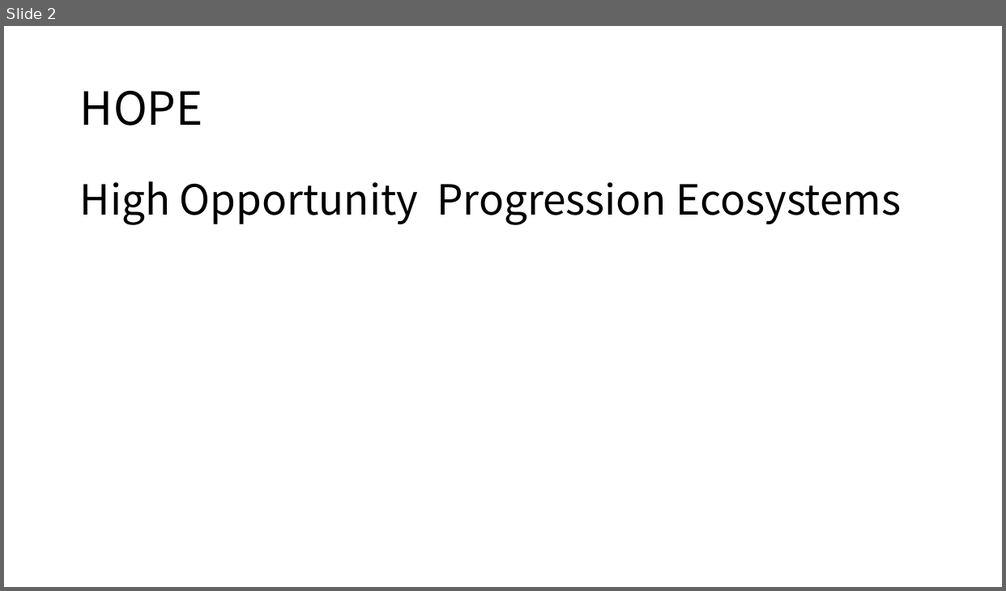
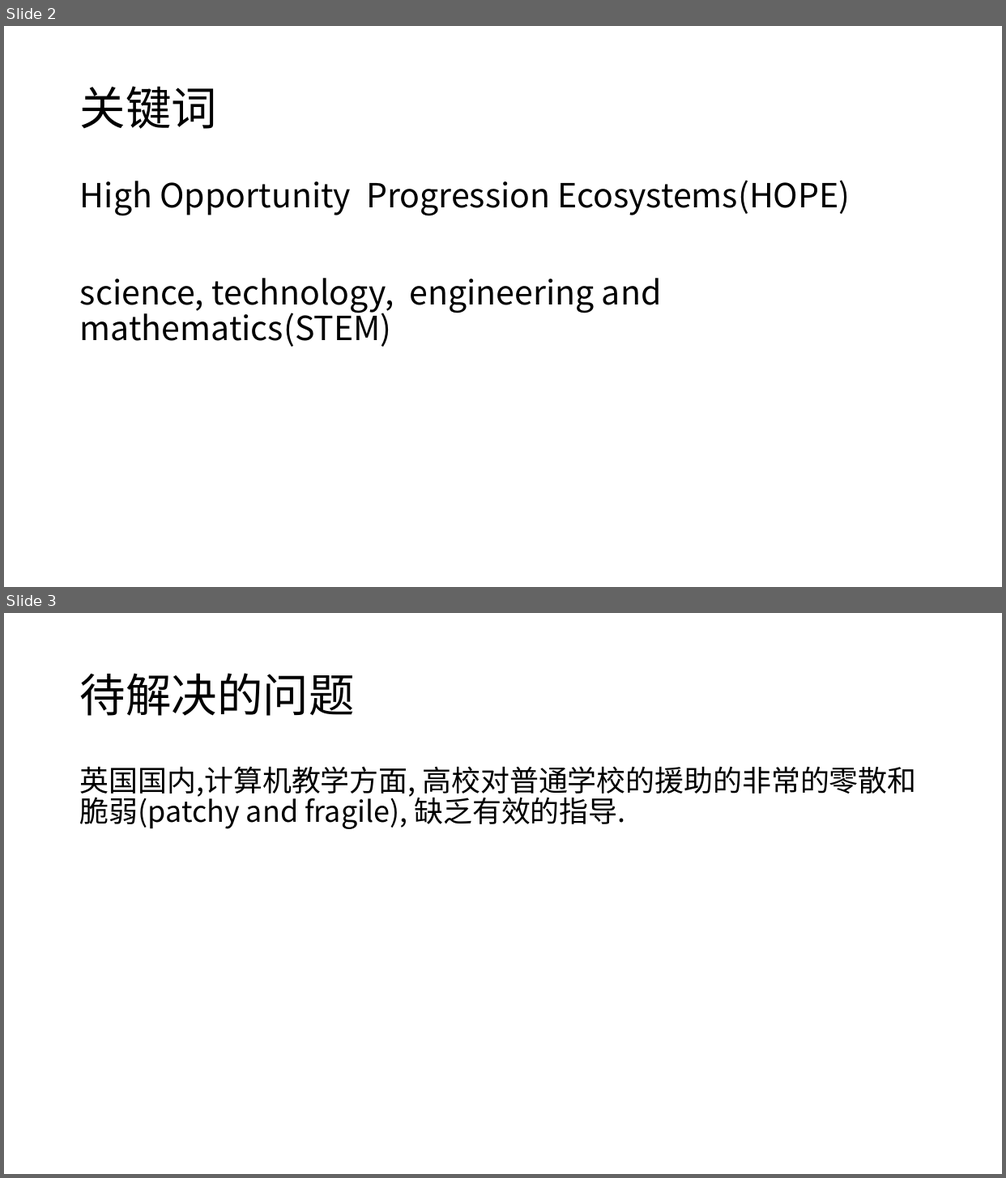
Before and after one commit to twesix/paper-notes, a slide deck: 201905/5-25分享.pptx. Shown one above the other, each under a label of ours: slide 2 before the commit, slides 2 and 3 after it. The pictures are 1006x591 and 1006x1178 pixels, drawn with LibreOffice and Linux fonts; fonts in the diff are those of the drawing. Boxes give left, top, right and bottom in pixels: in the first picture for what was removed or moved away, otherwise in the second. Text is boxed around its words. In the diff, an @@ line names an element or a change of style, - is before the commit and + after.

```diff
--- a/201905/5-25分享.pptx
+++ b/201905/5-25分享.pptx
@@ slide 3 added at box(4, 613, 1002, 1174), background #FFFFFF @@
@@ title added at box(80, 673, 355, 716), 44 pt, text #000000 @@
+待解决的问题
@@ text added at box(80, 766, 917, 829), 28 pt, text #000000 @@
+英国国内,计算机教学方面, 高校对普通学校的援助的非常的零散和脆弱(patchy and fragile), 缺乏有效的指导.
@@ slide 2 changed as well @@
@@ title at box(80, 86, 217, 129): text changed @@
-HOPE
+关键词
@@ text at box(80, 180, 850, 347): text changed; size 40 to 32 pt @@
-High Opportunity Progression Ecosystems
+High Opportunity Progression Ecosystems(HOPE)
+science, technology, engineering and mathematics(STEM)
```
Also in this commit, not shown: 1 other slide changed, 9 other slides added, 2 slides removed, 1 other file.
